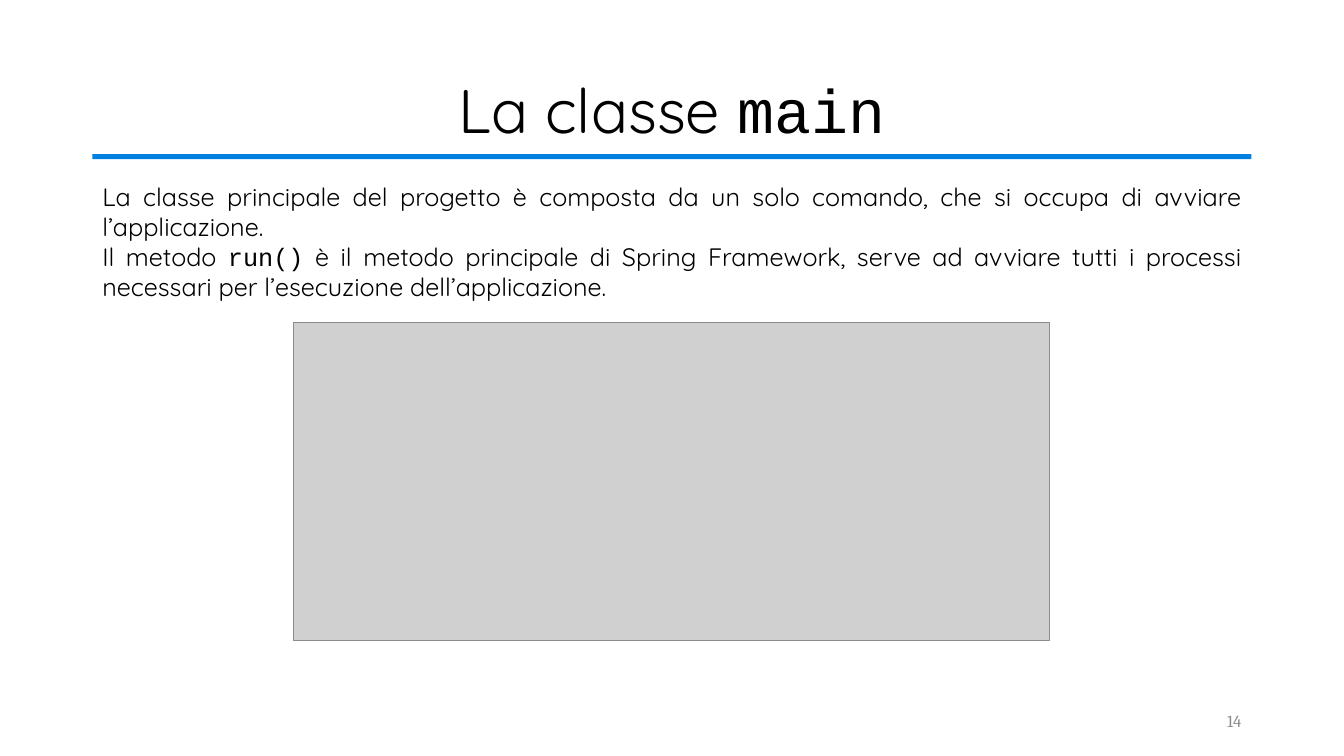
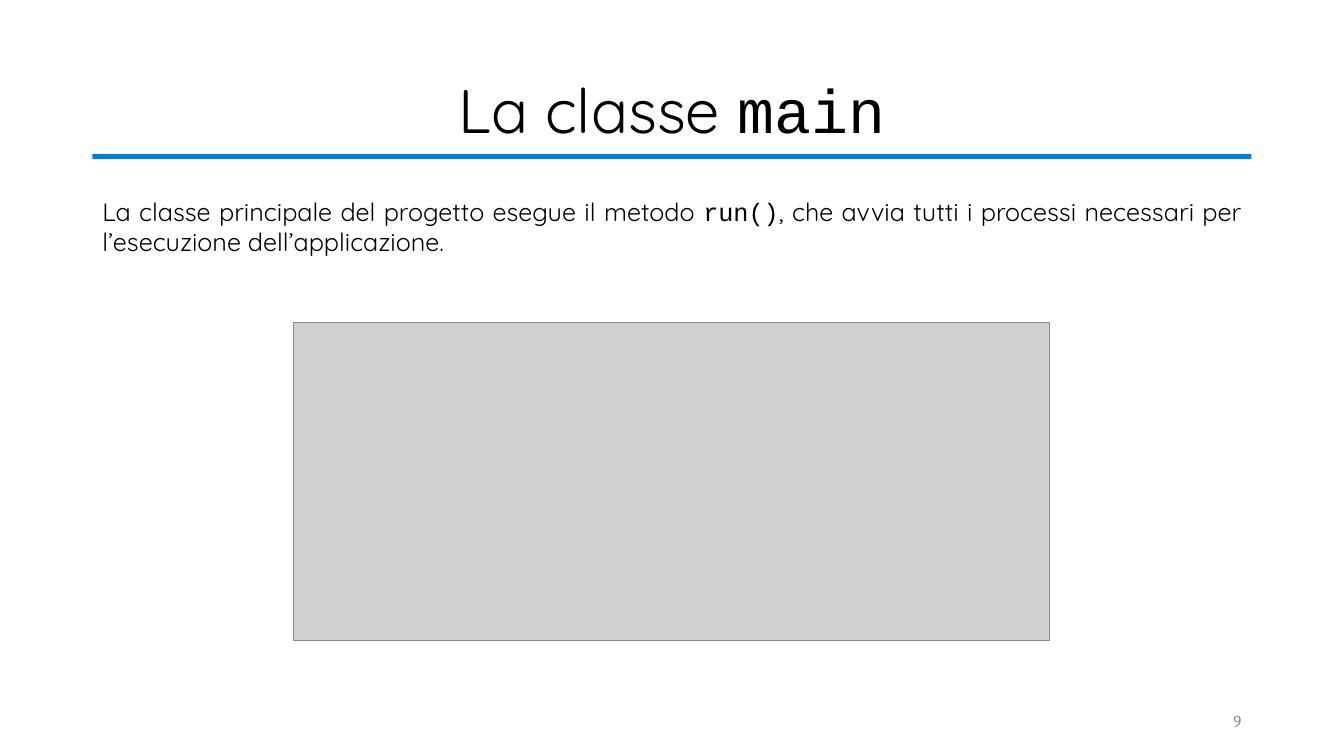
Before and after one commit to valeriodesiati/tesi, a slide deck: slide 9 of Presentazione/Valerio Desiati - Presentazione Discussione.pptx (slide 14 before the commit). Drawn at 1344x756 pixels with LibreOffice and Linux fonts; fonts in the diff are those of the drawing; grey boxes stand for pictures. Boxes give left, top, right and bottom in pixels: in the first picture for what was removed or moved away, otherwise in the second. Text is boxed around its words. In the diff, an @@ line names an element or a change of style, - is before the commit and + after.

```diff
--- a/Presentazione/Valerio Desiati - Presentazione Discussione.pptx
+++ b/Presentazione/Valerio Desiati - Presentazione Discussione.pptx
@@ text at bbox=[102, 202, 1241, 256]: text changed @@
-La classe principale del progetto è composta da un solo comando, che si occupa di avviare l’applicazione.
-Il metodo run() è il metodo principale di Spring Framework, serve ad avviare tutti i processi necessari per l’esecuzione dell’applicazione.
+La classe principale del progetto esegue il metodo run(), che avvia tutti i processi necessari per l’esecuzione dell’applicazione.
@@ page number at bbox=[1233, 716, 1241, 727]: text changed @@
-14
+9
```
Also in this commit, not shown: 10 other slides changed, 10 slides removed, 7 other files.
